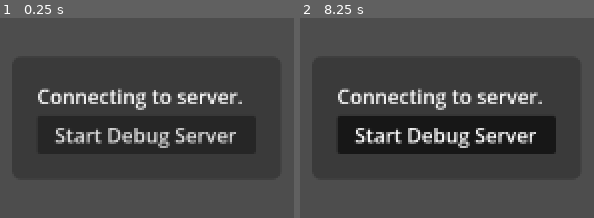
Above: before the commit, frames 1-2 (left to right).
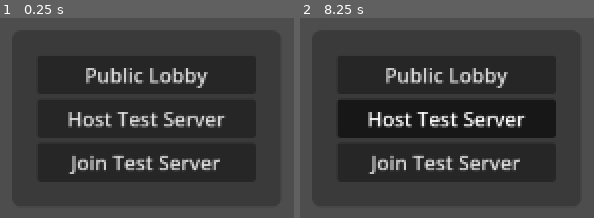
Above: after the commit, the same moments.

Repository: a1ex-w/SurvivorIO
Game: Godot game, scene res://scenes/game/Game.tscn
Two runs of this game, one before a commit and one after it. Both use one fixed random seed, a clock stepped at 60 frames per second and the inputs below.
Inputs (mouse positions are in pixels of both pictures, inside the frame that each line leads up to):
- Up to frame 1 (0.25 s): no input
- Up to frame 2 (8.25 s): click (447, 134) at 0.5 s, where only the run before the commit has a clickable "Start Debug Server"; click (447, 74) at 1.25 s, where only the run after the commit has a clickable "Public Lobby"; click (447, 118) at 2 s, where only the run after the commit has a clickable "Host Test Server"; click (447, 162) at 2.75 s, where only the run after the commit has a clickable "Join Test Server"; move the mouse to (outside the picture) at 3.52 s; press the mouse at (outside the picture) at 3.53 s; hold D (walkRight) 3.53-4.28 s; move the mouse to (outside the picture) at 4.27 s; release the mouse at (outside the picture) at 4.28 s; hold S (walkDown) 4.28-5.03 s; tap Mouse wheel up (nextItem) at 4.35 s; move the mouse to (outside the picture) at 5.02 s; hold D (walkRight) 5.03-5.78 s; hold Mouse wheel down (previousItem) 5.03-5.78 s; move the mouse to (outside the picture) at 5.77 s; hold W (walkUp) 5.78-6.53 s; click (outside the picture) at 5.85 s; move the mouse to (outside the picture) at 6.52 s; hold Mouse wheel up (nextItem) 6.53-7.28 s; hold A (walkLeft) 6.53-8.03 s; move the mouse to (outside the picture) at 7.27 s; tap Mouse wheel down (previousItem) at 7.35 s; move the mouse to (526, 118) at 8.02 s; press the mouse at (526, 118) at 8.03 s; hold S (walkDown) from 8.03 s (still down)

The runs differ from the first frame. In frame 1, 13% of the frame differs, in the area x 12-87%, y 19-82%; in frame 2, 18%, in the area x 12-88%, y 19-82%.

Commit message:
Tweaked main menu to allow player to select which server they would like to join or an option to host a local test server.

Diff:
--- a/scenes/autoloads/Multihelper.gd
+++ b/scenes/autoloads/Multihelper.gd
@@ -16,7 +16,6 @@
 signal data_loaded
 
 const PORT = Constants.PORT
-const DEFAULT_SERVER_IP = Constants.SERVER_IP
 
 var spawnedPlayers = {}
 var connectedPlayers = []
@@ -34,7 +33,7 @@
 
 func join_game(address = ""):
 	if address.is_empty():
-		address = DEFAULT_SERVER_IP
+		address = Constants.SERVER_IP
 	multiplayer.multiplayer_peer = null
 	var peer = WebSocketMultiplayerPeer.new()
 	var error
--- a/scenes/ui/mainMenu/mainMenu.gd
+++ b/scenes/ui/mainMenu/mainMenu.gd
@@ -3,21 +3,15 @@
 func _ready():
 	if OS.has_feature("dedicated_server"):
 		start_server()
-	else:
-		show_menu()
 
 func start_server():
-	$connectTimer.stop()
 	Multihelper.create_game()
 
-func show_menu():
-	pass
+func _on_public_lobby_pressed():
+	Multihelper.join_game()
 
-func server_offline():
-	$connectTimer.start()
-
-func _on_hostDebugButton_pressed():
+func _on_host_test_server_pressed():
 	Multihelper.create_game()
 
-func _on_connect_timer_timeout():
-	Multihelper.join_game()
+func _on_join_test_server_pressed():
+	Multihelper.join_game("localhost")
--- a/scenes/ui/mainMenu/mainMenu.tscn
+++ b/scenes/ui/mainMenu/mainMenu.tscn
@@ -12,28 +12,6 @@
 corner_radius_top_right = 7
 corner_radius_bottom_right = 7
 corner_radius_bottom_left = 7
-
-[sub_resource type="Animation" id="Animation_jpejd"]
-resource_name = "loop"
-length = 0.9
-loop_mode = 1
-tracks/0/type = "value"
-tracks/0/imported = false
-tracks/0/enabled = true
-tracks/0/path = NodePath("PanelContainer/VBoxContainer/Label:text")
-tracks/0/interp = 1
-tracks/0/loop_wrap = true
-tracks/0/keys = {
-"times": PackedFloat32Array(0, 0.3, 0.6),
-"transitions": PackedFloat32Array(1, 1, 1),
-"update": 1,
-"values": ["Connecting to server.", "Connecting to server..", "Connecting to server..."]
-}
-
-[sub_resource type="AnimationLibrary" id="AnimationLibrary_6cyr1"]
-_data = {
-"loop": SubResource("Animation_jpejd")
-}
 
 [node name="MainMenu" type="Control"]
 layout_mode = 3
@@ -63,24 +41,18 @@
 [node name="VBoxContainer" type="VBoxContainer" parent="PanelContainer"]
 layout_mode = 2
 
-[node name="Label" type="Label" parent="PanelContainer/VBoxContainer"]
+[node name="PublicLobbyButton" type="Button" parent="PanelContainer/VBoxContainer"]
 layout_mode = 2
-size_flags_vertical = 6
-text = "Connecting to server."
-vertical_alignment = 1
+text = "Public Lobby"
 
-[node name="Button" type="Button" parent="PanelContainer/VBoxContainer"]
+[node name="HostTestServerButton" type="Button" parent="PanelContainer/VBoxContainer"]
 layout_mode = 2
-text = "Start Debug Server"
+text = "Host Test Server"
 
-[node name="connectTimer" type="Timer" parent="."]
-autostart = true
+[node name="JoinTestServerButton" type="Button" parent="PanelContainer/VBoxContainer"]
+layout_mode = 2
+text = "Join Test Server"
 
-[node name="AnimationPlayer" type="AnimationPlayer" parent="."]
-libraries = {
-"": SubResource("AnimationLibrary_6cyr1")
-}
-autoplay = "loop"
-
-[connection signal="pressed" from="PanelContainer/VBoxContainer/Button" to="." method="_on_hostDebugButton_pressed"]
-[connection signal="timeout" from="connectTimer" to="." method="_on_connect_timer_timeout"]
+[connection signal="pressed" from="PanelContainer/VBoxContainer/PublicLobbyButton" to="." method="_on_public_lobby_pressed"]
+[connection signal="pressed" from="PanelContainer/VBoxContainer/HostTestServerButton" to="." method="_on_host_test_server_pressed"]
+[connection signal="pressed" from="PanelContainer/VBoxContainer/JoinTestServerButton" to="." method="_on_join_test_server_pressed"]
Not shown: 1 places in scenes/ui/mainMenu/mainMenu.tscn that only renumber resources
